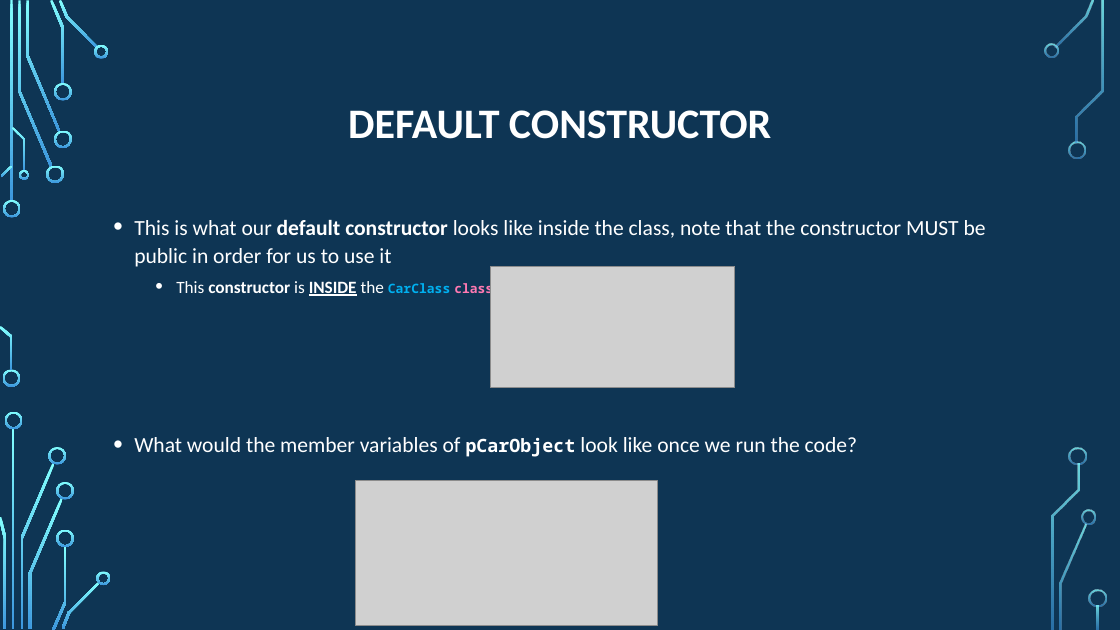
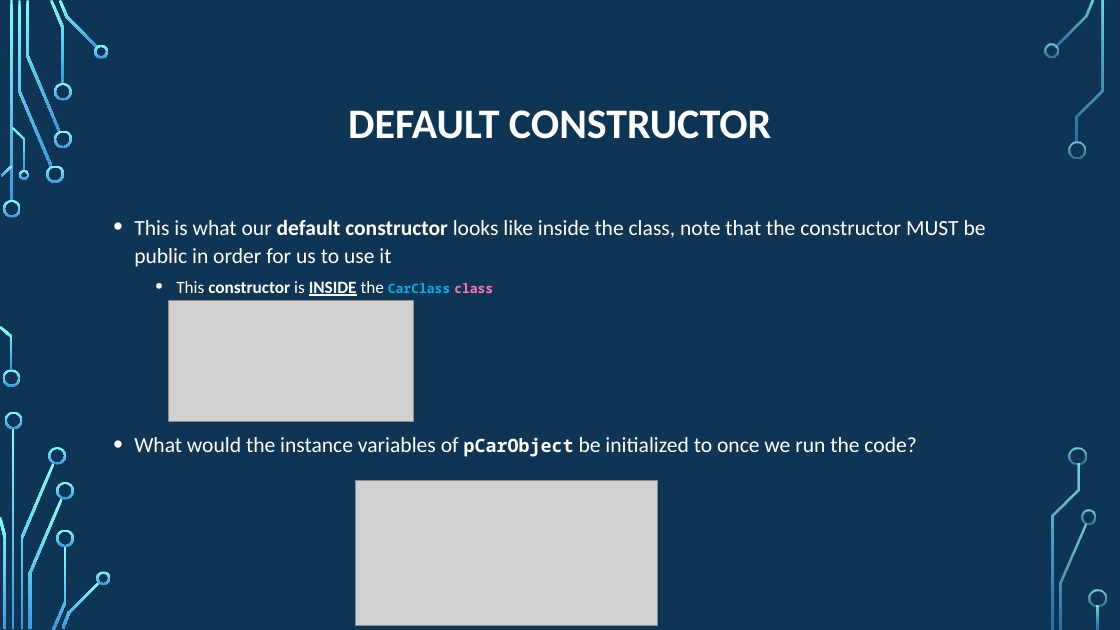
Before and after one commit to psypdt/Advanced_Summer_Course, a slide deck: slide 24 of Day4/Day_4.pptx. Drawn at 1120x630 pixels with LibreOffice and Linux fonts; fonts in the diff are those of the drawing; grey boxes stand for pictures; background and template pictures are left out. Boxes give left, top, right and bottom in pixels: in the first picture for what was removed or moved away, otherwise in the second. Text is boxed around its words. In the diff, an @@ line names an element or a change of style, - is before the commit and + after.

```diff
--- a/Day4/Day_4.pptx
+++ b/Day4/Day_4.pptx
@@ picture: place and size @@
-picture at (490, 266, 734, 387)
+picture at (169, 301, 413, 422)
@@ text at (134, 437, 916, 457): text changed @@
-• What would the member variables of pCarObject look like once we run the code?
+• What would the instance variables of pCarObject be initialized to once we run the code?
```
Also in this commit, not shown: 18 other slides changed, 7 slides added.
